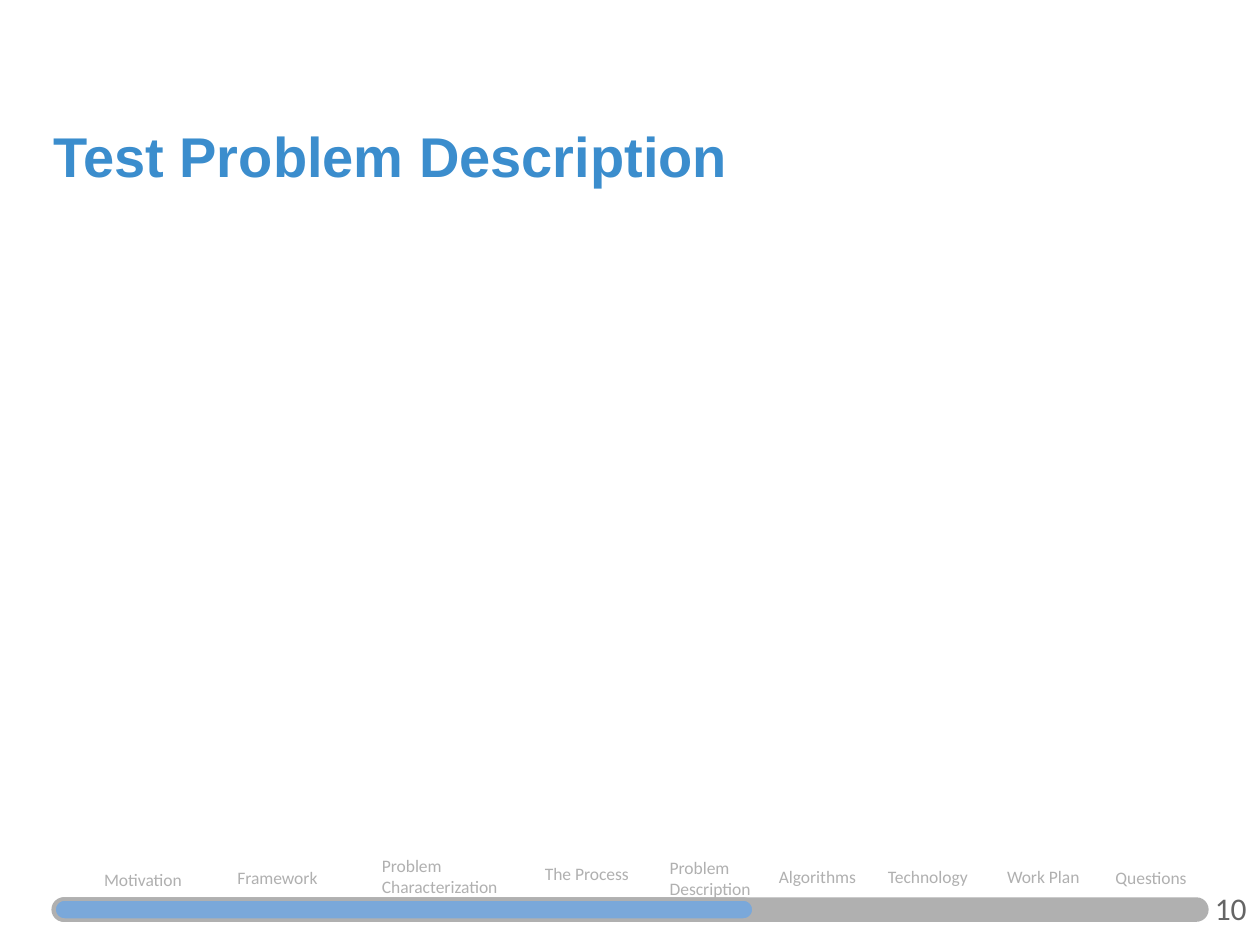
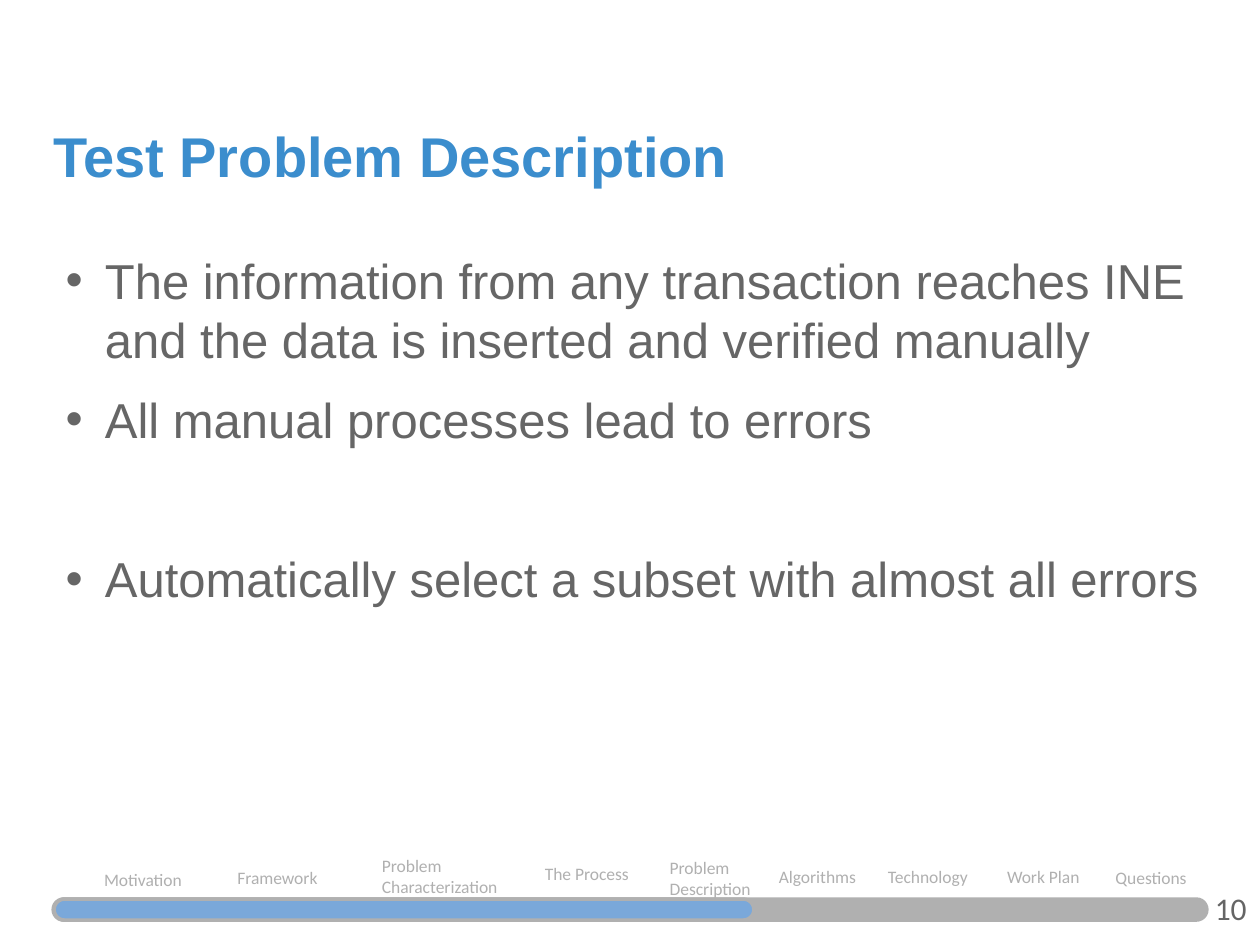
Before and after one commit to JosePedroMarques/DMMarket, a slide deck: slide 12 of SSIM-Intermediate.pptx. Drawn at 1260x945 pixels with LibreOffice and Linux fonts; fonts in the diff are those of the drawing. Boxes give left, top, right and bottom in pixels: in the first picture for what was removed or moved away, otherwise in the second. Text is boxed around its words. In the diff, an @@ line names an element or a change of style, - is before the commit and + after.

```diff
--- a/SSIM-Intermediate.pptx
+++ b/SSIM-Intermediate.pptx
@@ text added at (x1=105, y1=263, x2=1198, y2=607), 28 pt, text #666666 @@
+• The information from any transaction reaches INE and the data is inserted and verified manually
+• All manual processes lead to errors
+• Automatically select a subset with almost all errors
```
Also in this commit, not shown: 1 other file.
